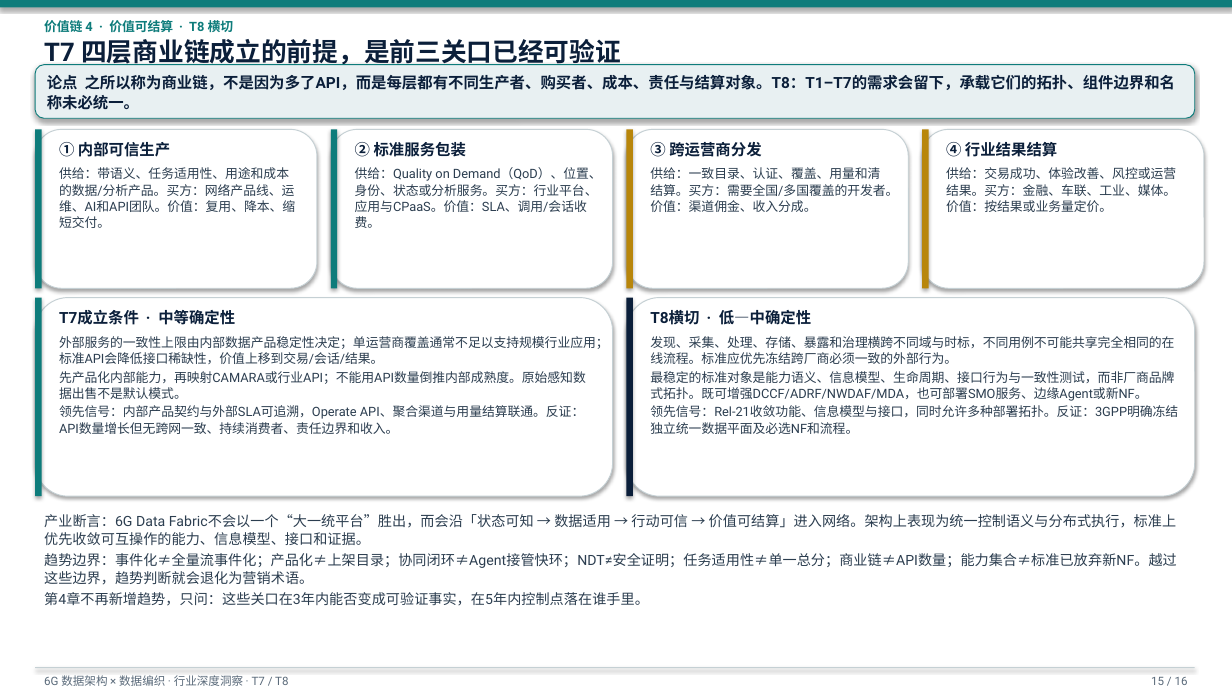
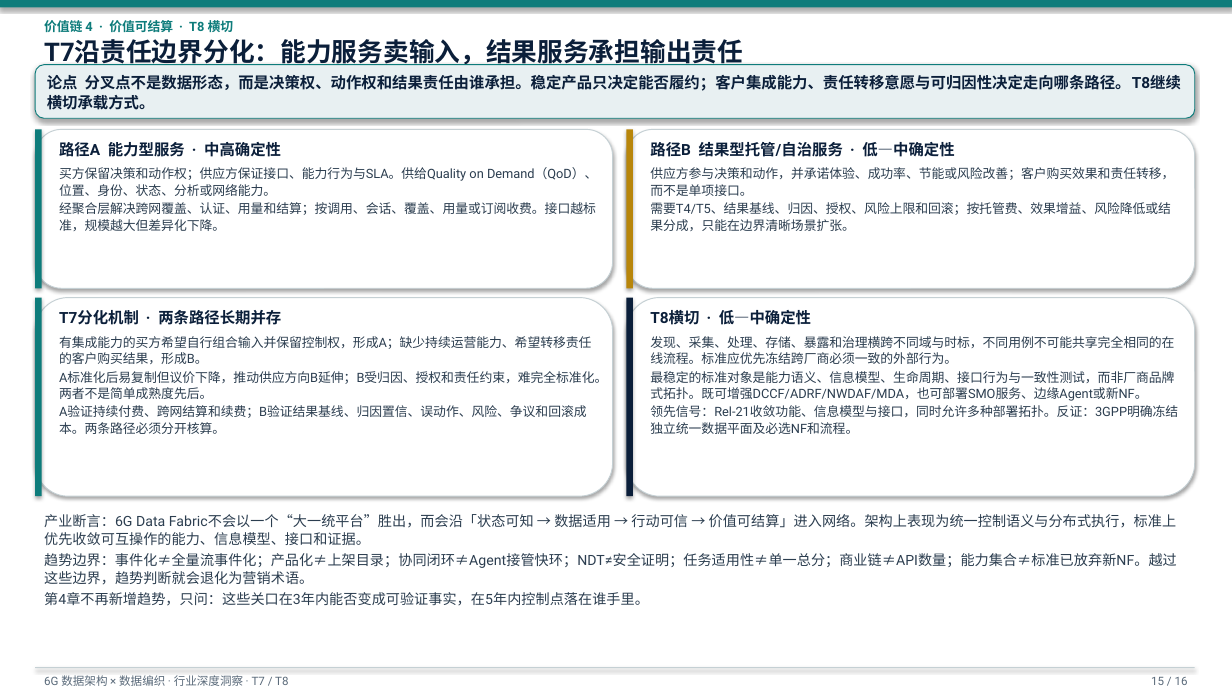
Before and after one commit to newmanxiang/6GDataPlane, a slide deck: slide 15 of reports/6g-data-fabric-sections-234-deck.pptx. Drawn at 1232x693 pixels with LibreOffice and Linux fonts; fonts in the diff are those of the drawing. Boxes give left, top, right and bottom in pixels: in the first picture for what was removed or moved away, otherwise in the second. Text is boxed around its words. In the diff, an @@ line names an element or a change of style, - is before the commit and + after.

```diff
--- a/reports/6g-data-fabric-sections-234-deck.pptx
+++ b/reports/6g-data-fabric-sections-234-deck.pptx
@@ text at box(44, 39, 743, 65): text changed @@
-T7 四层商业链成立的前提，是前三关口已经可验证
+T7沿责任边界分化：能力服务卖输入，结果服务承担输出责任
@@ text in rounded rectangle at box(47, 74, 1181, 110): text changed @@
-论点 之所以称为商业链，不是因为多了API，而是每层都有不同生产者、购买者、成本、责任与结算对象。T8：T1–T7的需求会留下，承载它们的拓扑、组件边界和名称未必统一。
+论点 分叉点不是数据形态，而是决策权、动作权和结果责任由谁承担。稳定产品只决定能否履约；客户集成能力、责任转移意愿与可归因性决定走向哪条路径。T8继续横切承载方式。
@@ rounded rectangle: place and size @@
-rounded rectangle at box(35, 129, 317, 288)
+rounded rectangle at box(35, 129, 613, 288)
@@ text removed at box(59, 142, 170, 157) @@
-① 内部可信生产
@@ text added at box(59, 142, 281, 157), 12 pt, text #0B1F3A, bold @@
+路径A 能力型服务 · 中高确定性
@@ rounded rectangle removed at box(331, 129, 613, 288) @@
@@ rectangle removed at box(331, 129, 337, 288) @@
@@ text removed at box(355, 142, 466, 157) @@
-② 标准服务包装
@@ rounded rectangle: place and size @@
-rounded rectangle at box(627, 129, 909, 288)
+rounded rectangle at box(627, 129, 1195, 288)
@@ text removed at box(650, 142, 761, 157) @@
-③ 跨运营商分发
@@ text added at box(650, 142, 954, 157), 12 pt, text #0B1F3A, bold @@
+路径B 结果型托管/自治服务 · 低—中确定性
@@ rounded rectangle removed at box(922, 129, 1204, 288) @@
@@ rectangle removed at box(922, 129, 929, 288) @@
@@ text removed at box(946, 142, 1057, 157) @@
-④ 行业结果结算
@@ text removed at box(59, 167, 295, 228) @@
-供给：带语义、任务适用性、用途和成本的数据/分析产品。买方：网络产品线、运维、AI和API团队。价值：复用、降本、缩短交付。
@@ text added at box(59, 167, 597, 231), 10 pt, text #2C3E50 @@
+买方保留决策和动作权；供应方保证接口、能力行为与SLA。供给Quality on Demand（QoD）、位置、身份、状态、分析或网络能力。
+经聚合层解决跨网覆盖、认证、用量和结算；按调用、会话、覆盖、用量或订阅收费。接口越标准，规模越大但差异化下降。
@@ text removed at box(355, 167, 602, 228) @@
-供给：Quality on Demand（QoD）、位置、身份、状态或分析服务。买方：行业平台、应用与CPaaS。价值：SLA、调用/会话收费。
@@ text removed at box(650, 167, 898, 212) @@
-供给：一致目录、认证、覆盖、用量和清结算。买方：需要全国/多国覆盖的开发者。价值：渠道佣金、收入分成。
@@ text added at box(650, 167, 1174, 231), 10 pt, text #2C3E50 @@
+供应方参与决策和动作，并承诺体验、成功率、节能或风险改善；客户购买效果和责任转移，而不是单项接口。
+需要T4/T5、结果基线、归因、授权、风险上限和回滚；按托管费、效果增益、风险降低或结果分成，只能在边界清晰场景扩张。
@@ text removed at box(946, 167, 1176, 212) @@
-供给：交易成功、体验改善、风控或运营结果。买方：金融、车联、工业、媒体。价值：按结果或业务量定价。
@@ text at box(59, 310, 281, 325): text changed @@
-T7成立条件 · 中等确定性
+T7分化机制 · 两条路径长期并存
@@ text at box(59, 336, 607, 434): text changed @@
-外部服务的一致性上限由内部数据产品稳定性决定；单运营商覆盖通常不足以支持规模行业应用；标准API会降低接口稀缺性，价值上移到交易/会话/结果。
-先产品化内部能力，再映射CAMARA或行业API；不能用API数量倒推内部成熟度。原始感知数据出售不是默认模式。
-领先信号：内部产品契约与外部SLA可追溯，Operate API、聚合渠道与用量结算联通。反证：API数量增长但无跨网一致、持续消费者、责任边界和收入。
+有集成能力的买方希望自行组合输入并保留控制权，形成A；缺少持续运营能力、希望转移责任的客户购买结果，形成B。
+A标准化后易复制但议价下降，推动供应方向B延伸；B受归因、授权和责任约束，难完全标准化。两者不是简单成熟度先后。
+A验证持续付费、跨网结算和续费；B验证结果基线、归因置信、误动作、风险、争议和回滚成本。两条路径必须分开核算。
```
Also in this commit, not shown: 4 other slides changed, 2 other files.
